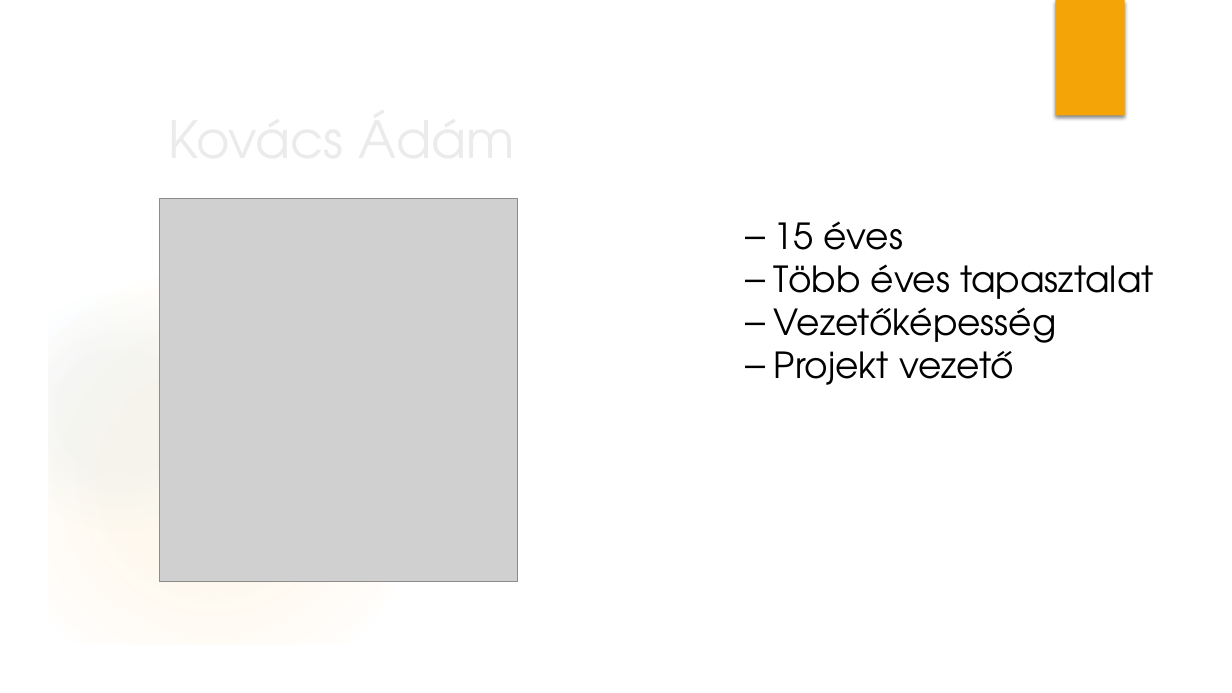
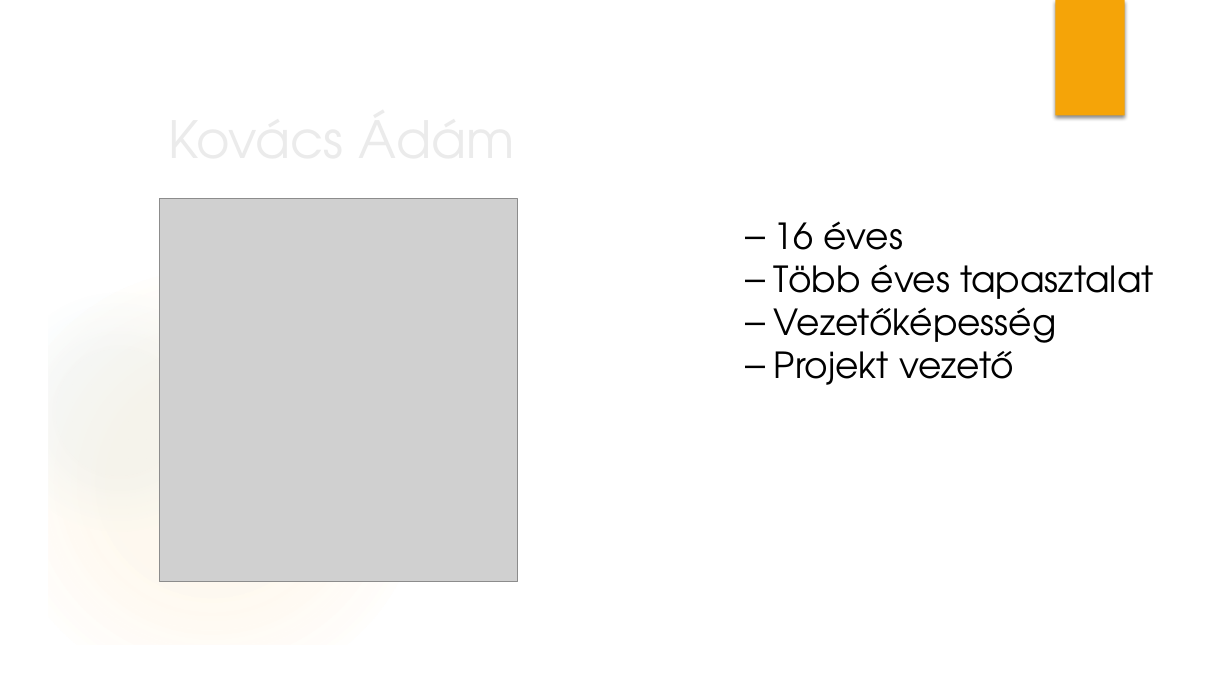
Before and after one commit to KPappBenjamin/Fedesz, a slide deck: slide 5 of Cégünk bemutatása.pptx. Drawn at 1232x693 pixels with LibreOffice and Linux fonts; fonts in the diff are those of the drawing; grey boxes stand for pictures; background and template pictures are left out. Boxes give left, top, right and bottom in pixels: in the first picture for what was removed or moved away, otherwise in the second. Text is boxed around its words. In the diff, an @@ line names an element or a change of style, - is before the commit and + after.

```diff
--- a/Cégünk bemutatása.pptx
+++ b/Cégünk bemutatása.pptx
@@ text at (774, 221, 904, 266): text changed @@
-– 15 éves
+– 16 éves
```
Also in this commit, not shown: 2 other slides changed, 1 slide added.
